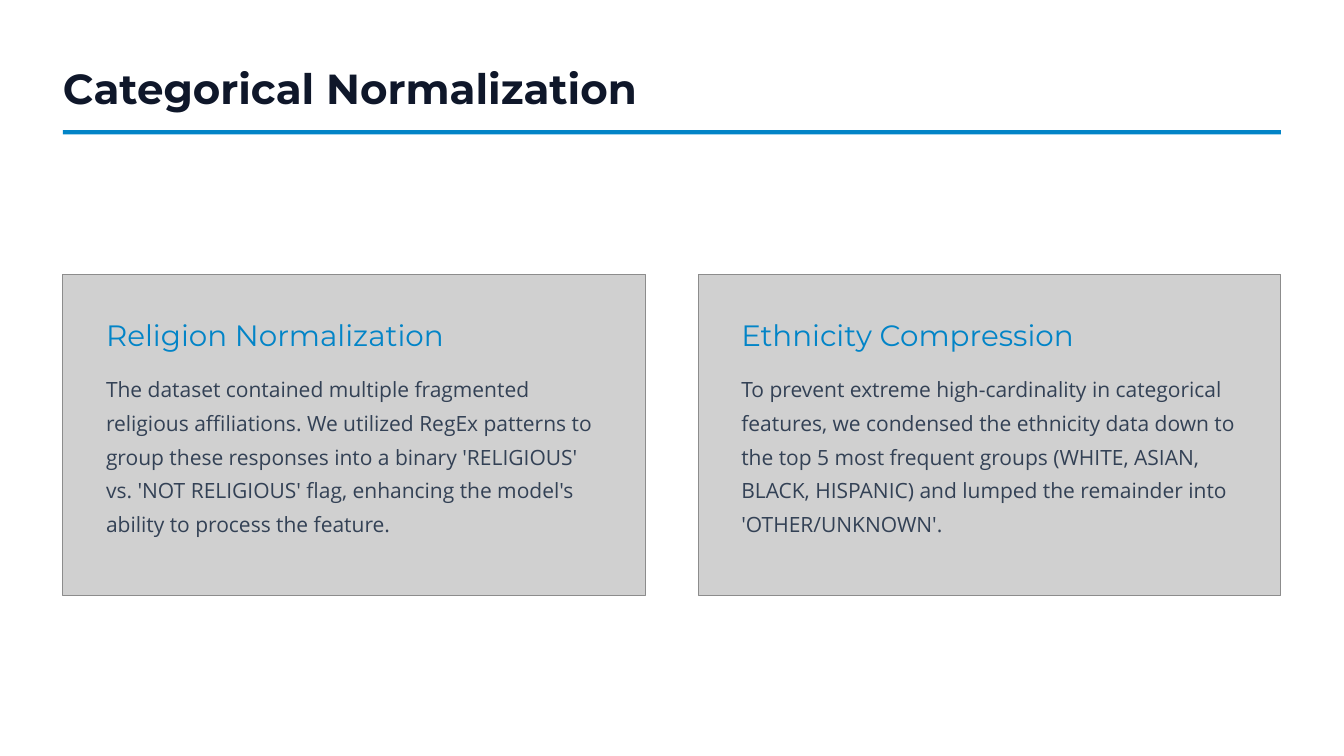
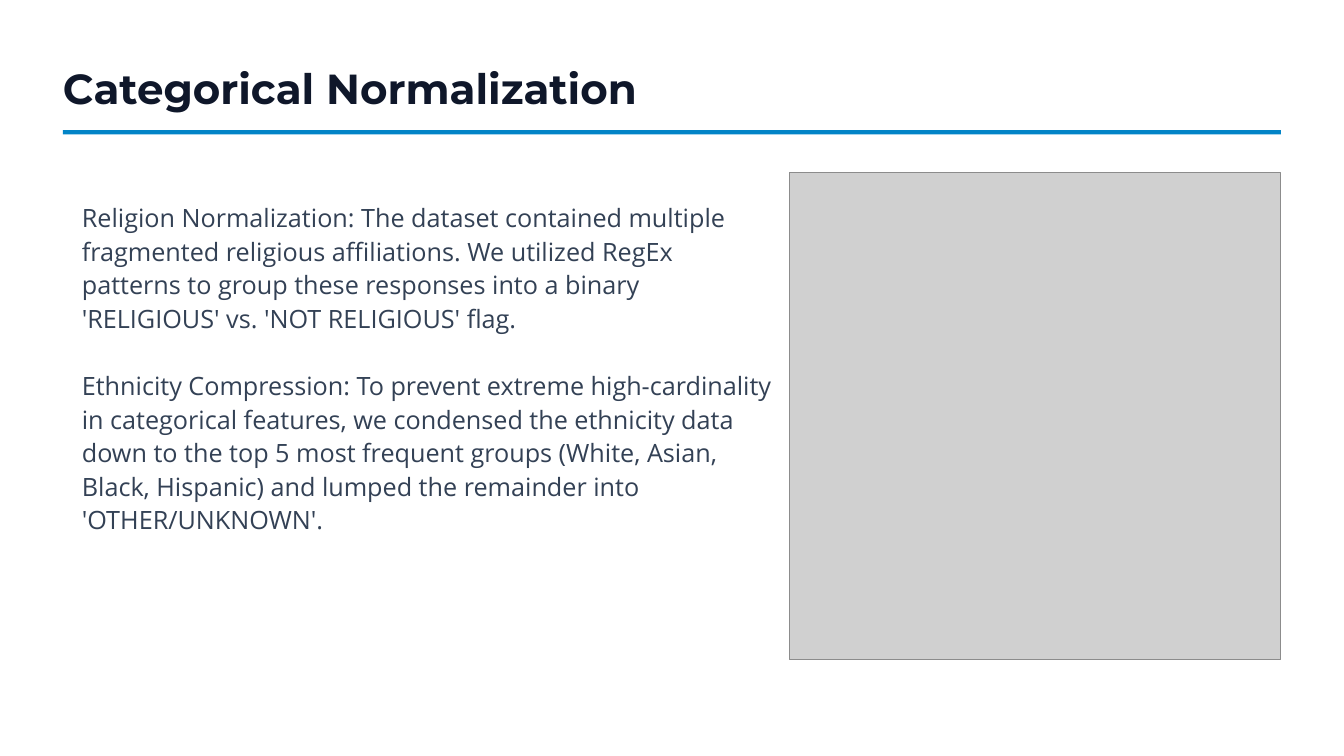
Before and after one commit to vizcayal/ai-on-healthcare, a slide deck: slide 7 of hw5/MIMIC-III ML Pipeline.pptx. Drawn at 1344x756 pixels with LibreOffice and Linux fonts; fonts in the diff are those of the drawing; grey boxes stand for pictures; background and template pictures are left out. Boxes give left, top, right and bottom in pixels: in the first picture for what was removed or moved away, otherwise in the second. Text is boxed around its words. In the diff, an @@ line names an element or a change of style, - is before the commit and + after.

Commit message:
data added to hw6

```diff
--- a/hw5/MIMIC-III ML Pipeline.pptx
+++ b/hw5/MIMIC-III ML Pipeline.pptx
@@ picture: place and size @@
-picture at (699, 274, 1281, 596)
+picture at (789, 172, 1281, 659)
@@ text at (82, 208, 771, 530): text changed; size 15 to 18 pt @@
-The dataset contained multiple fragmented religious affiliations. We utilized RegEx patterns to group these responses into a binary 'RELIGIOUS' vs. 'NOT RELIGIOUS' flag, enhancing the model's ability to process the feature.
+Religion Normalization: The dataset contained multiple fragmented religious affiliations. We utilized RegEx patterns to group these responses into a binary 'RELIGIOUS' vs. 'NOT RELIGIOUS' flag.
+Ethnicity Compression: To prevent extreme high-cardinality in categorical features, we condensed the ethnicity data down to the top 5 most frequent groups (White, Asian, Black, Hispanic) and lumped the remainder into 'OTHER/UNKNOWN'.
@@ picture removed at (63, 274, 645, 596) @@
@@ text removed at (106, 324, 444, 352) @@
-Religion Normalization
@@ text removed at (741, 324, 1074, 352) @@
-Ethnicity Compression
@@ text removed at (741, 381, 1234, 533) @@
-To prevent extreme high-cardinality in categorical features, we condensed the ethnicity data down to the top 5 most frequent groups (WHITE, ASIAN, BLACK, HISPANIC) and lumped the remainder into 'OTHER/UNKNOWN'.
```
Also in this commit, not shown: 3 other slides changed, 2 slides added, 1 slide removed, 2 other files.
